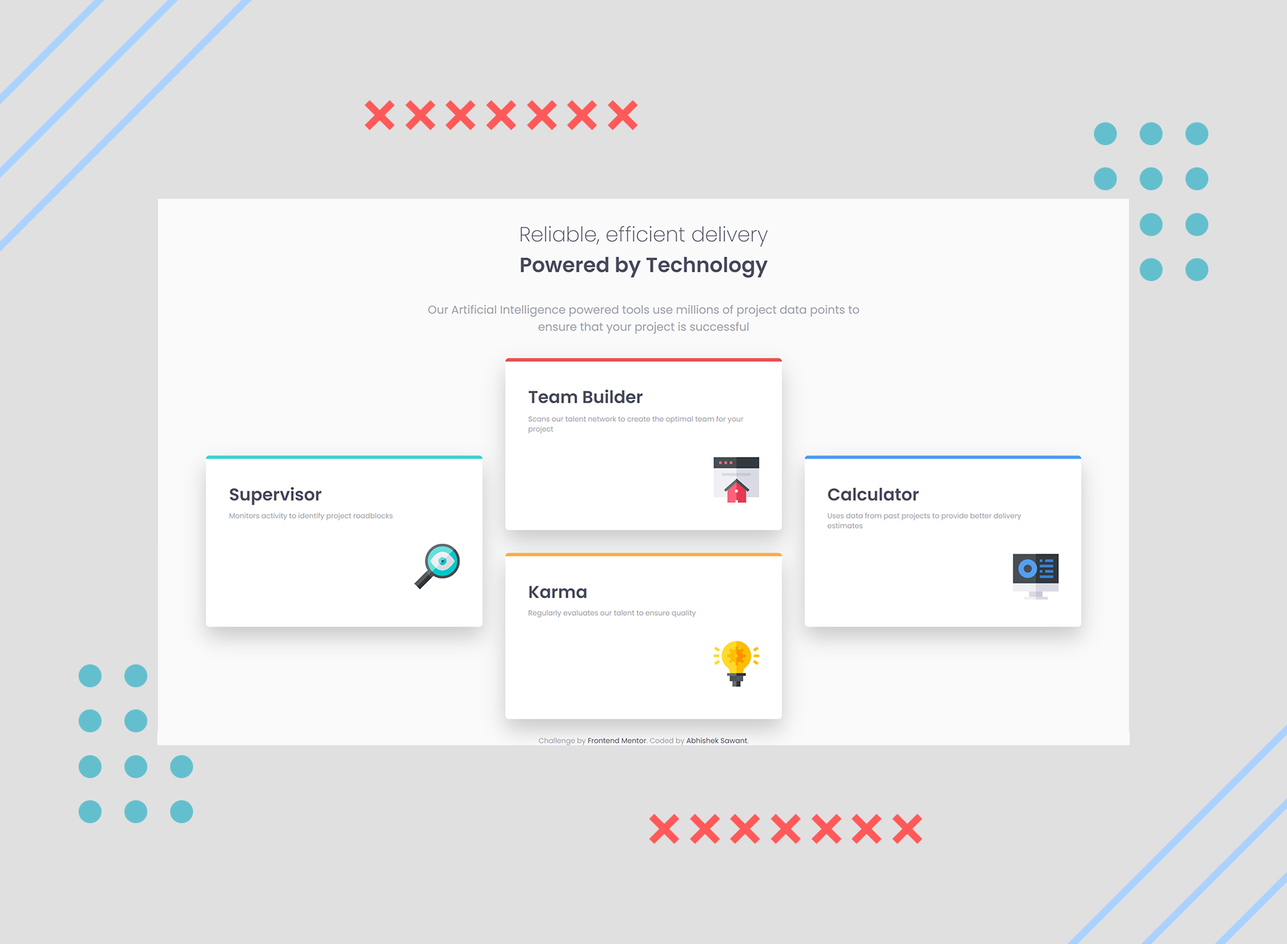
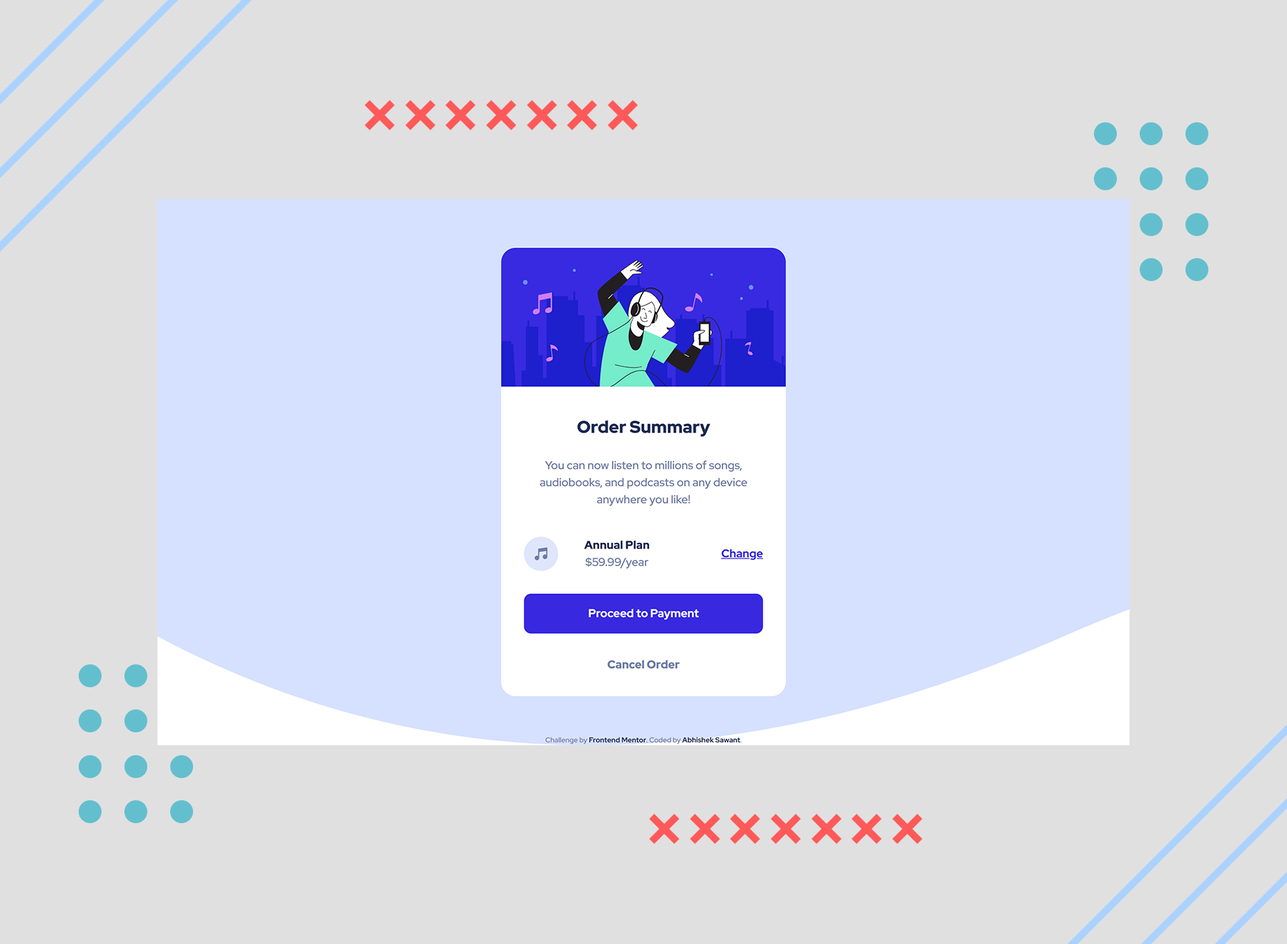
The second 1287×944 image is a revision of the first. Changes to its layers:
renamed "009" to "011", painted on it over [157, 198, 1131, 746]
removed layer "008" over [157, 198, 1131, 746]
